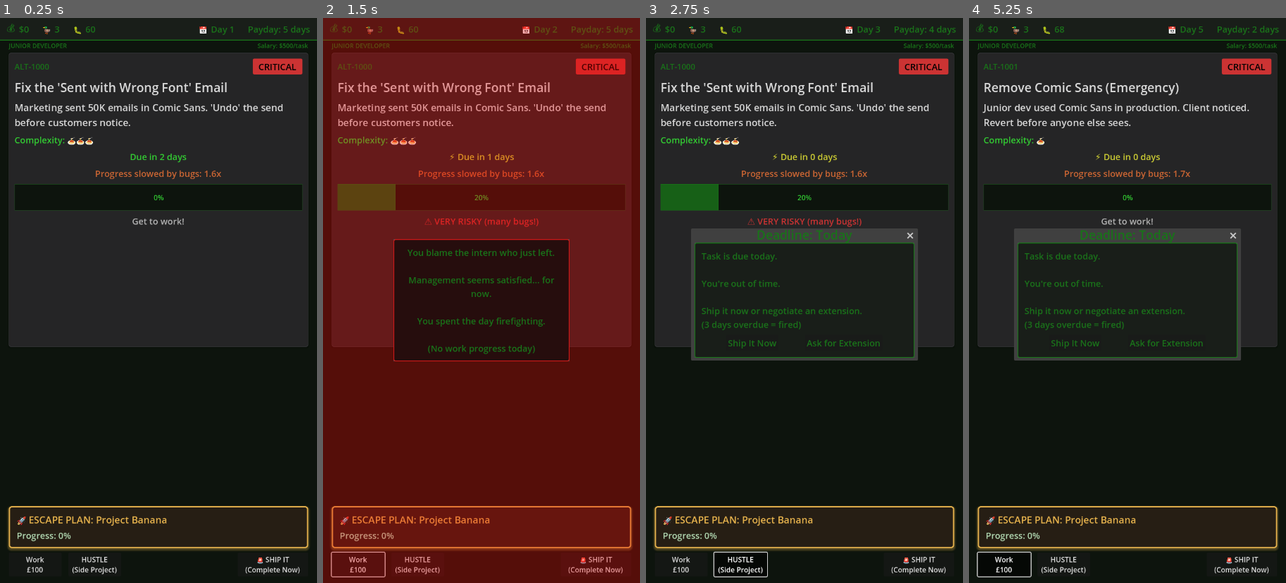
Above: before the commit, frames 1-4 (left to right).
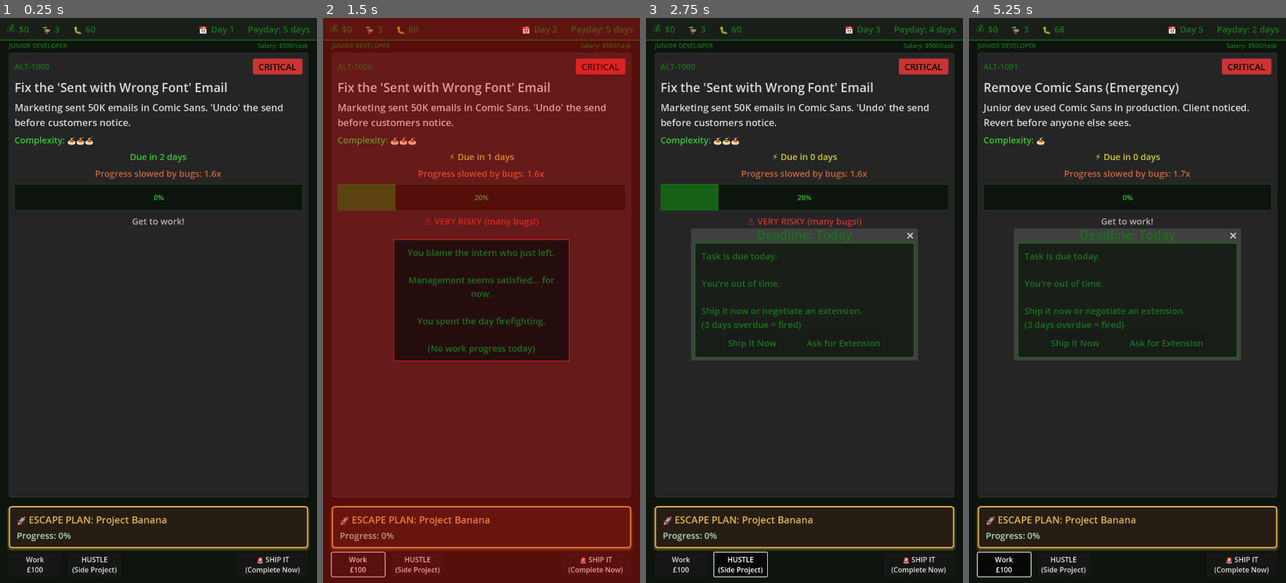
Above: after the commit, the same moments.

Repository: lmchoi/alt-f-this
Game: Godot game, scene res://scenes/game_ui.tscn
Same seed, same stepped clock (60 frames per second), same inputs: the game is played once before the commit and once after it.
Inputs:
- Up to frame 1 (0.25 s): no input
- Up to frame 2 (1.5 s): click "Work £100" at 0.5 s; click "The intern we just let go." at 1.25 s
- Up to frame 3 (2.75 s): click "HUSTLE (Side Project)" at 2 s
- Up to frame 4 (5.25 s): click "🚨 SHIP IT (Complete Now)" at 2.75 s; click "Ship It Now" at 3.5 s; click "The intern we just let go." at 4.25 s; click "Work £100" at 5 s

The runs differ from the first frame. In frame 1, 25% of the frame differs, in the area x 2-98%, y 58-85%; in frame 2, 0.1%; in frame 3, 23%; in frame 4, 23%.

Commit message:
Remove expand from task margin
- TaskPanel still expands (stretch_ratio 2.0)
- Remove MiddleSpacer entirely
- SideProject no longer expands, sits at natural height

Escape plan won't be pushed to bottom but will have proper spacing.

🤖 Generated with [Claude Code](https://claude.com/claude-code)

Co-Authored-By: Claude <noreply@anthropic.com>

Diff:
--- a/scenes/game_ui.tscn
+++ b/scenes/game_ui.tscn
@@ -49,11 +49,6 @@
 
 [node name="TaskPanel" parent="VBoxContainer/TaskPanelMargin" instance=ExtResource("3_taskpanel")]
 layout_mode = 2
-
-[node name="MiddleSpacer" type="Control" parent="VBoxContainer"]
-layout_mode = 2
-size_flags_vertical = 3
-size_flags_stretch_ratio = 1.0
 
 [node name="SideProjectMargin" type="MarginContainer" parent="VBoxContainer"]
 layout_mode = 2
